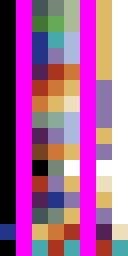
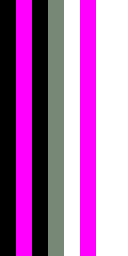
Layered file, before and after one edit (128px x 256px). Changes by layer:
added layer "stark black and white" above "prospective palette" over [left=0, top=0, right=128, bottom=256]
